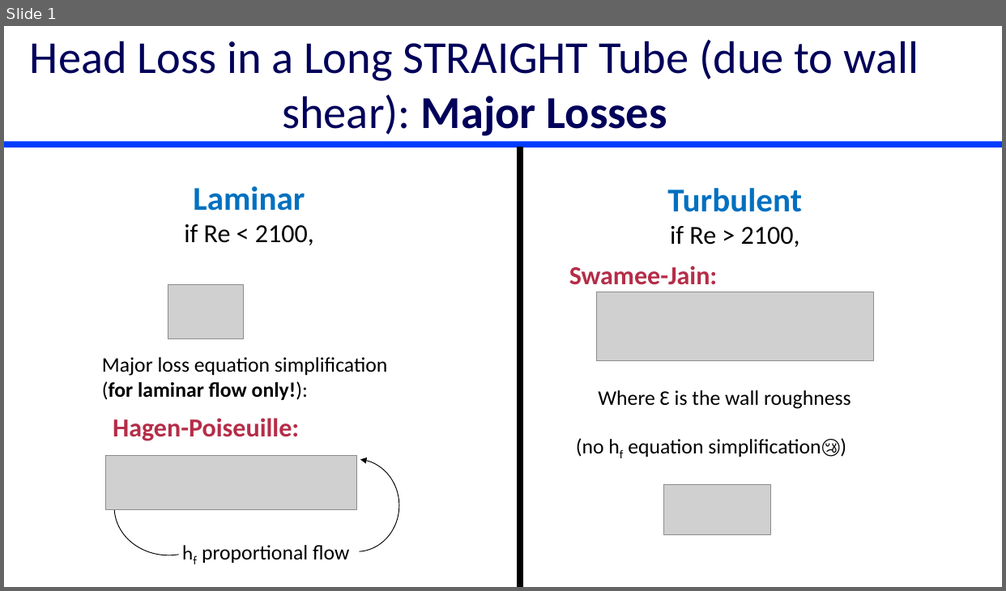
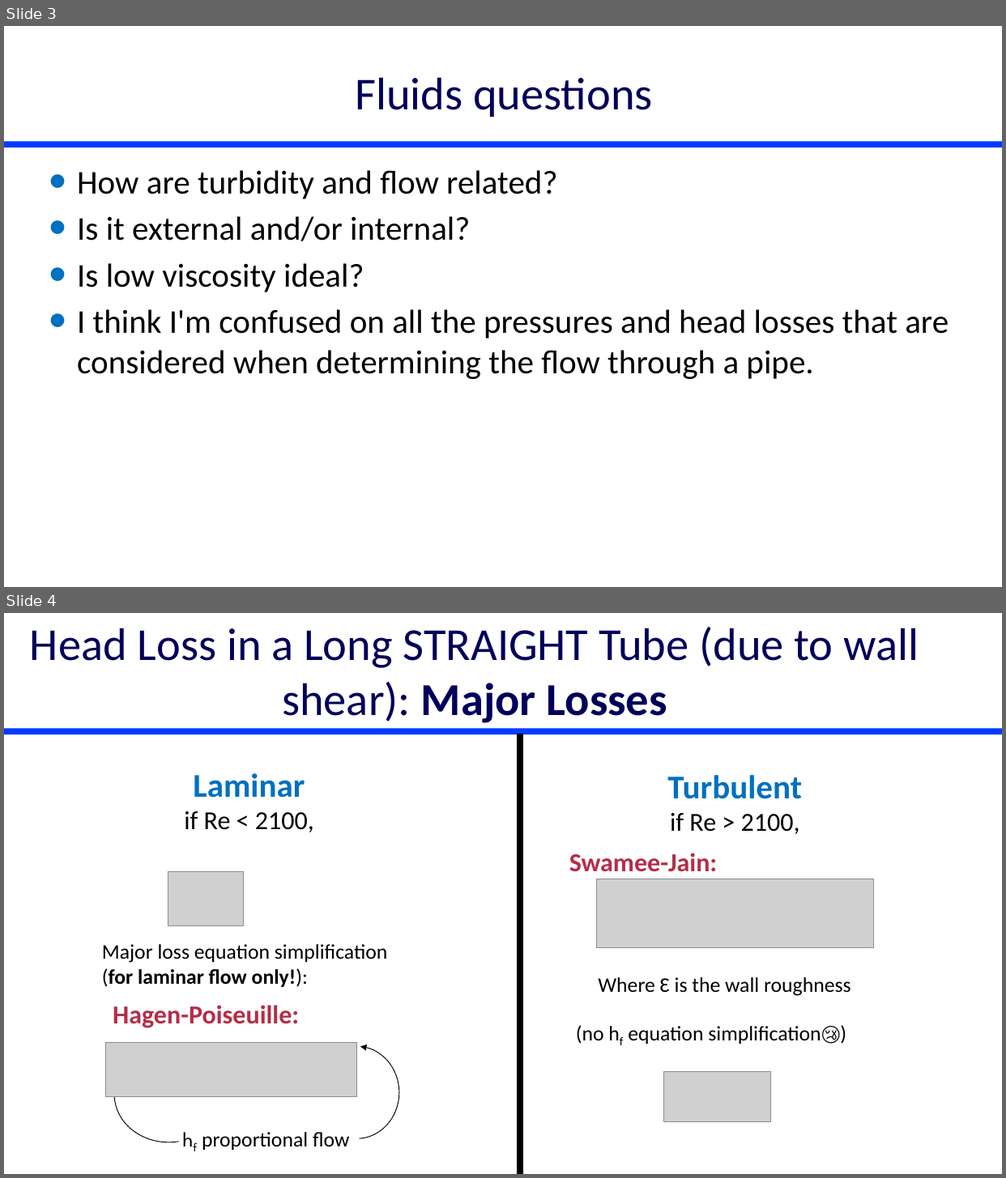
Before and after one commit to monroews/CEE4520Lectures, a slide deck: Discussions/Head Loss.pptx. Shown one above the other, each under a label of ours: slide 1 before the commit, slides 3 and 4 after it. The pictures are 1006x591 and 1006x1178 pixels, drawn with LibreOffice and Linux fonts; fonts in the diff are those of the drawing; grey boxes stand for pictures. Boxes give left, top, right and bottom in pixels: in the first picture for what was removed or moved away, otherwise in the second. Text is boxed around its words. In the diff, an @@ line names an element or a change of style, - is before the commit and + after.

```diff
--- a/Discussions/Head Loss.pptx
+++ b/Discussions/Head Loss.pptx
@@ slide 3 added at bbox=[4, 26, 1002, 587], background #FFFFFF; not listed: 1 template element that a slide beside it also shows @@
@@ title added at bbox=[355, 77, 653, 117], 44 pt, text #00005A @@
+Fluids questions
@@ text added at bbox=[77, 170, 948, 379], 32 pt, text #000000 @@
+• How are turbidity and flow related?
+• Is it external and/or internal?
+• Is low viscosity ideal?
+• I think I'm confused on all the pressures and head losses that are considered when determining the flow through a pipe.
@@ what was slide 1 is now slide 4 @@
```
Also in this commit, not shown: 2 slides changed, 2 other slides added, 8 other files.
